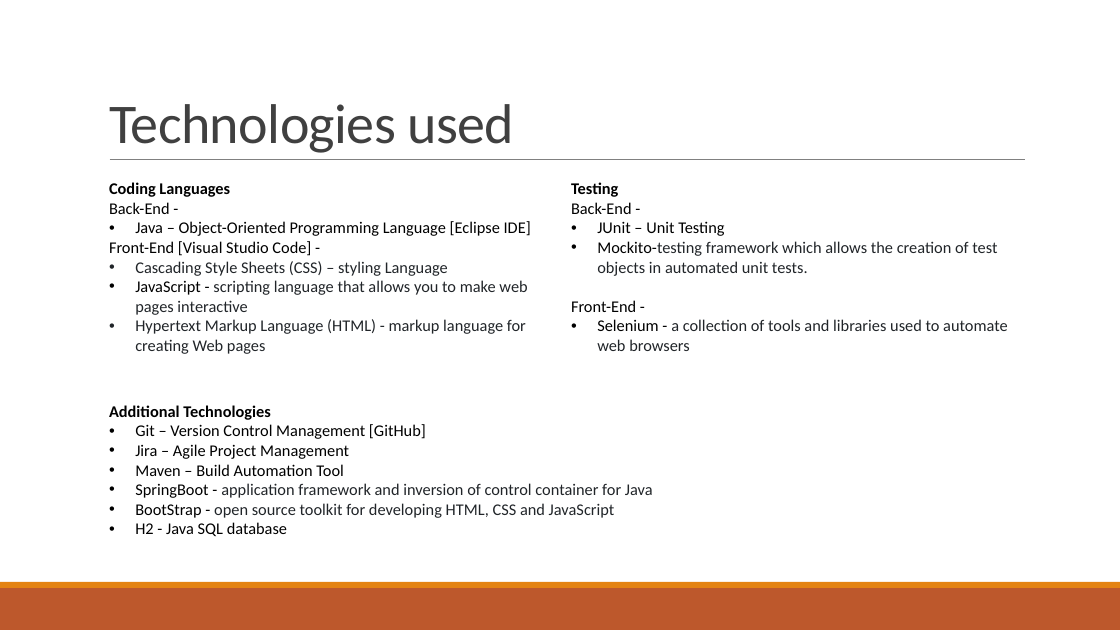
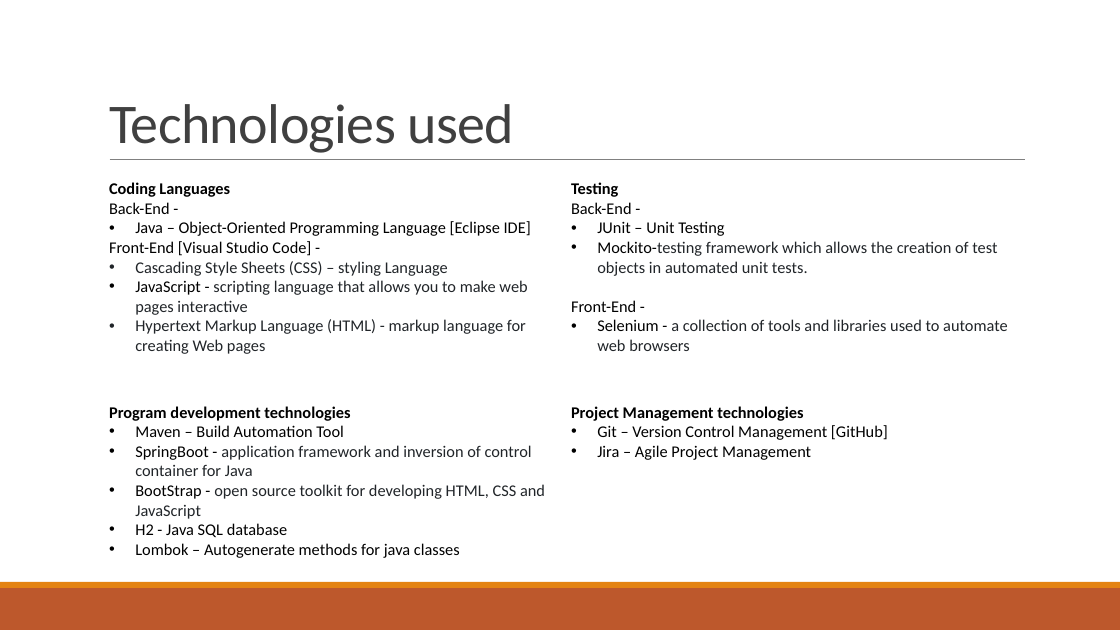
Before and after one commit to Tay-Dz/TDL_Project, a slide deck: slide 3 of Project documentation/TDL presentation.pptx. Drawn at 1120x630 pixels with LibreOffice and Linux fonts; fonts in the diff are those of the drawing. Boxes give left, top, right and bottom in pixels: in the first picture for what was removed or moved away, otherwise in the second. Text is boxed around its words. In the diff, an @@ line names an element or a change of style, - is before the commit and + after.

```diff
--- a/Project documentation/TDL presentation.pptx
+++ b/Project documentation/TDL presentation.pptx
@@ text at bbox=[109, 406, 350, 421]: text changed; bold on @@
-Additional Technologies
-• Git – Version Control Management [GitHub]
-• Jira – Agile Project Management
+Program development technologies
@@ text added at bbox=[571, 406, 888, 460], 14 pt, text #000000 @@
+Project Management technologies
+• Git – Version Control Management [GitHub]
+• Jira – Agile Project Management
@@ text at bbox=[135, 543, 460, 558]: paragraph added @@
+• Lombok – Autogenerate methods for java classes
```
Also in this commit, not shown: 4 other files.
